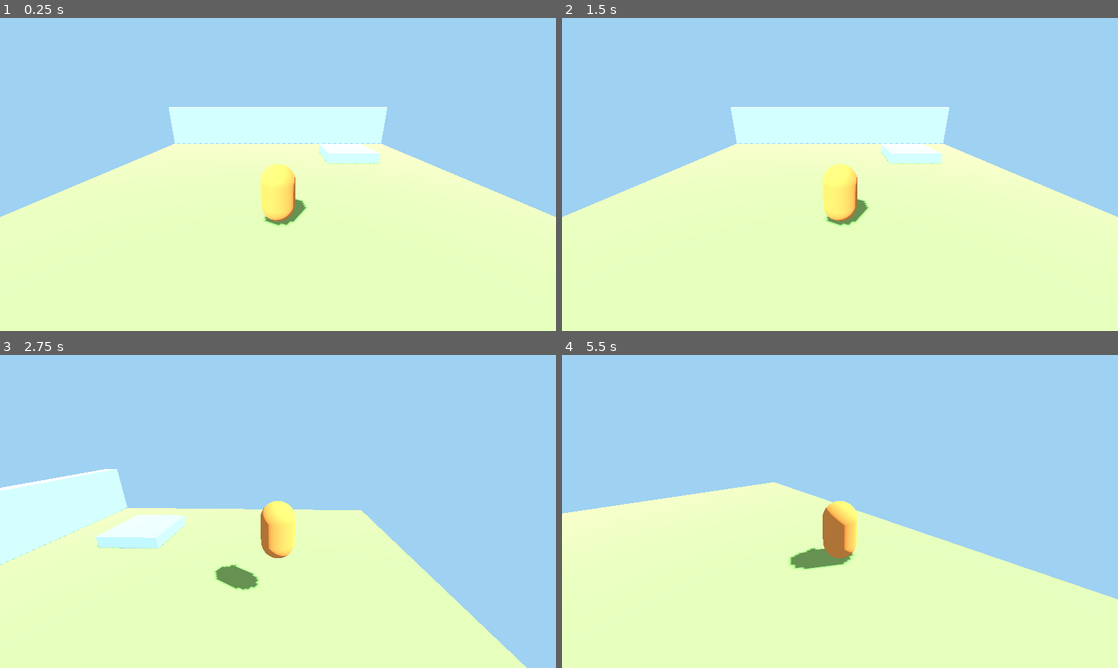
Above: before the commit, frames 1-4 (two rows, left to right).
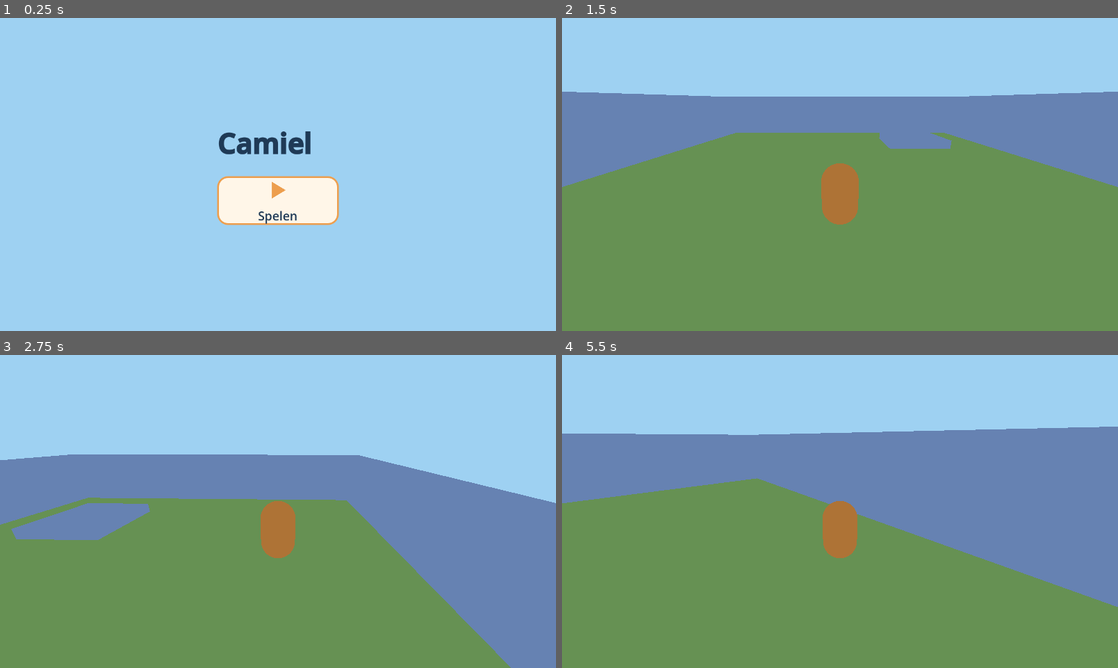
Above: after the commit, the same moments.

Repository: Euraika-Labs/Project-Camiel
Game: Godot game, scene res://scenes/title_screen.tscn
Two runs of this game, one before a commit and one after it. Both use one fixed random seed, a clock stepped at 60 frames per second and the inputs below. Before the commit the project starts from res://scenes/test_space.tscn.
Inputs (mouse positions are in pixels of both pictures, inside the frame that each line leads up to):
- Up to frame 1 (0.25 s): no input
- Up to frame 2 (1.5 s): click (840, 199) at 0.52 s; click (840, 174) at 1.27 s
- Up to frame 3 (2.75 s): tap Enter (ui_accept) at 2, 2.1 s; move the mouse to (400, 495) at 2.02 s; hold D (move_right) from 2.03 s (still down); click (400, 495) at 2.17 s; tap Space (jump) at 2.27 s
- Up to frame 4 (5.5 s): move the mouse to (728, 527) at 2.77 s; release D (move_right) at 2.78 s; hold S (move_back) 2.78-3.53 s; tap Enter (ui_accept) every 0.75 s from 2.85 to 5.1 s; tap Space (jump) at 3.02, 4.52, 5.27 s; move the mouse to (895, 442) at 3.52 s; hold D (move_right) 3.53-4.28 s; move the mouse to (812, 574) at 4.27 s; hold W (move_forward) 4.28-5.03 s; click (812, 574) at 4.42 s; move the mouse to (1006, 558) at 5.02 s; hold A (move_left) from 5.03 s (still down)

The runs differ from the first frame. In frame 1, 57% of the frame differs, in the area x 0-100%, y 28-100%; in frame 2, 75%, in the area x 0-100%, y 23-100%; in frame 3, 65%; in frame 4, 75%.

Commit message:
feat(02-03): title screen and main menu, each transition firing exactly once
- scenes/title_screen.tscn + scripts/title_screen.gd: Control-rooted boot
  screen with %PlayButton, one-shot _transitioning guard, deferred
  change_scene_to_file to main_menu.tscn — no _input/_gui_input override
- scenes/main_menu.tscn + scripts/main_menu.gd: same shape, %StartButton to
  intro_level.tscn; the audio panel lands in a later plan (02-05)
- project.godot: run/main_scene retargeted to the title screen (D-28) —
  the only line changed, confirmed by git diff
- scripts/tools/probe_screen_flow.gd (D-29): proves MENU-01/MENU-02's
  exactly-once contract — single pressed connection, guard blocks a
  re-press after re-focusing, and the main scene is the title screen
- scripts/tools/test_headless_check.sh: case 3's fixture patched a
  main-scene value that no longer exists after the D-28 retarget; the sed
  pattern now matches whatever run/main_scene currently is, keeping the
  planted-runtime-error self-test meaningful

Co-Authored-By: Claude Sonnet 5 <noreply@anthropic.com>

Diff:
--- a/project.godot
+++ b/project.godot
@@ -11,7 +11,7 @@
 [application]
 
 config/name="Camiel alpha-v0.0.3"
-run/main_scene="res://scenes/test_space.tscn"
+run/main_scene="res://scenes/title_screen.tscn"
 config/features=PackedStringArray("4.7", "4.7.2")
 
 [audio]
--- /dev/null
+++ b/scenes/main_menu.tscn
@@ -0,0 +1,46 @@
+[gd_scene format=3]
+
+[ext_resource type="Theme" path="res://assets/theme/ui_theme.tres" id="1_wu84c"]
+[ext_resource type="Script" path="res://scripts/main_menu.gd" id="2_8ln24"]
+[ext_resource type="PackedScene" path="res://scenes/ui/menu_button.tscn" id="3_rtw2f"]
+[ext_resource type="Script" path="res://scripts/ui/menu_button.gd" id="4_oa1go"]
+
+[node name="MainMenu" type="Control" unique_id=363801507]
+layout_mode = 3
+anchors_preset = 0
+anchor_right = 1.0
+anchor_bottom = 1.0
+theme = ExtResource("1_wu84c")
+script = ExtResource("2_8ln24")
+
+[node name="Background" type="ColorRect" parent="." unique_id=358925816]
+layout_mode = 0
+anchor_right = 1.0
+anchor_bottom = 1.0
+color = Color(0.62, 0.82, 0.95, 1)
+
+[node name="CenterContainer" type="CenterContainer" parent="." unique_id=1047068865]
+layout_mode = 0
+anchor_right = 1.0
+anchor_bottom = 1.0
+
+[node name="MarginContainer" type="MarginContainer" parent="CenterContainer" unique_id=1978740896]
+layout_mode = 2
+theme_override_constants/margin_left = 32
+theme_override_constants/margin_top = 32
+theme_override_constants/margin_right = 32
+theme_override_constants/margin_bottom = 32
+
+[node name="Content" type="VBoxContainer" parent="CenterContainer/MarginContainer" unique_id=589495484]
+layout_mode = 2
+theme_override_constants/separation = 32
+alignment = 1
+
+[node name="StartButton" type="Button" parent="CenterContainer/MarginContainer/Content" unique_id=1313707963 instance=ExtResource("3_rtw2f")]
+unique_name_in_owner = true
+custom_minimum_size = Vector2(280, 112)
+layout_mode = 2
+theme = ExtResource("1_wu84c")
+script = ExtResource("4_oa1go")
+label_text = "Start"
+icon_kind = "walk"
--- /dev/null
+++ b/scenes/title_screen.tscn
@@ -0,0 +1,50 @@
+[gd_scene format=3]
+
+[ext_resource type="Theme" path="res://assets/theme/ui_theme.tres" id="1_mgrm8"]
+[ext_resource type="Script" path="res://scripts/title_screen.gd" id="2_dc4i4"]
+[ext_resource type="PackedScene" path="res://scenes/ui/menu_button.tscn" id="3_e54dn"]
+[ext_resource type="Script" path="res://scripts/ui/menu_button.gd" id="4_3yumr"]
+
+[node name="TitleScreen" type="Control" unique_id=479593513]
+layout_mode = 3
+anchors_preset = 0
+anchor_right = 1.0
+anchor_bottom = 1.0
+theme = ExtResource("1_mgrm8")
+script = ExtResource("2_dc4i4")
+
+[node name="Background" type="ColorRect" parent="." unique_id=2079004987]
+layout_mode = 0
+anchor_right = 1.0
+anchor_bottom = 1.0
+color = Color(0.62, 0.82, 0.95, 1)
+
+[node name="CenterContainer" type="CenterContainer" parent="." unique_id=790428611]
+layout_mode = 0
+anchor_right = 1.0
+anchor_bottom = 1.0
+
+[node name="MarginContainer" type="MarginContainer" parent="CenterContainer" unique_id=171522839]
+layout_mode = 2
+theme_override_constants/margin_left = 32
+theme_override_constants/margin_top = 32
+theme_override_constants/margin_right = 32
+theme_override_constants/margin_bottom = 32
+
+[node name="Content" type="VBoxContainer" parent="CenterContainer/MarginContainer" unique_id=1012789657]
+layout_mode = 2
+theme_override_constants/separation = 32
+alignment = 1
+
+[node name="TitleLabel" type="Label" parent="CenterContainer/MarginContainer/Content" unique_id=2112343823]
+layout_mode = 2
+theme_type_variation = &"DisplayLabel"
+text = "Camiel"
+
+[node name="PlayButton" type="Button" parent="CenterContainer/MarginContainer/Content" unique_id=1313707963 instance=ExtResource("3_e54dn")]
+unique_name_in_owner = true
+custom_minimum_size = Vector2(280, 112)
+layout_mode = 2
+theme = ExtResource("1_mgrm8")
+script = ExtResource("4_3yumr")
+label_text = "Spelen"
--- /dev/null
+++ b/scripts/main_menu.gd
@@ -0,0 +1,26 @@
+# main_menu.gd
+# The main menu (D-28): one focusable Start button that transitions to the
+# intro level. Mirrors title_screen.gd's guarded, deferred transition shape
+# exactly (D-14, D-15). Plan 02-05 extends this same file with the audio
+# panel and its sliders; the _ready() wiring stays in one place so that
+# plan only needs to add to it, not restructure it.
+extends Control
+
+signal transition_requested(target_path: String)
+
+const INTRO_LEVEL_PATH := "res://scenes/intro_level.tscn"
+
+var _transitioning := false
+
+
+func _ready() -> void:
+	%StartButton.pressed.connect(_on_start_button_pressed)
+	%StartButton.grab_focus()
+
+
+func _on_start_button_pressed() -> void:
+	if _transitioning:
+		return
+	_transitioning = true
+	transition_requested.emit(INTRO_LEVEL_PATH)
+	get_tree().change_scene_to_file.call_deferred(INTRO_LEVEL_PATH)
--- /dev/null
+++ b/scripts/title_screen.gd
@@ -0,0 +1,26 @@
+# title_screen.gd
+# The game's boot screen (D-28): one focusable Play button that transitions
+# to the main menu. Tap, click, and Enter on the focused control all resolve
+# to the inherited BaseButton.pressed signal (D-14) — this script declares
+# no _input/_gui_input override, which is exactly the archived title
+# screen's double-transition defect (CONCERNS.md) this file must not repeat.
+extends Control
+
+signal transition_requested(target_path: String)
+
+const MAIN_MENU_PATH := "res://scenes/main_menu.tscn"
+
+var _transitioning := false
+
+
+func _ready() -> void:
+	%PlayButton.pressed.connect(_on_play_button_pressed)
+	%PlayButton.grab_focus()
+
+
+func _on_play_button_pressed() -> void:
+	if _transitioning:
+		return
+	_transitioning = true
+	transition_requested.emit(MAIN_MENU_PATH)
+	get_tree().change_scene_to_file.call_deferred(MAIN_MENU_PATH)
--- /dev/null
+++ b/scripts/tools/probe_screen_flow.gd
@@ -0,0 +1,164 @@
+# probe_screen_flow.gd
+# Headless behaviour probe proving MENU-01 and MENU-02's exactly-once
+# contract (D-29): each screen's transition fires exactly once through the
+# inherited BaseButton.pressed signal, a second activation of an
+# already-transitioning control changes nothing, and the project's main
+# scene is the title screen. Plan 02-04 extends this same file with the
+# intro level's own win-screen cases; the case-runner/helper shape below
+# matches scripts/tools/probe_camiel_movement.gd on purpose. Run by
+# scripts/tools/run_headless_check.sh.
+extends SceneTree
+
+var _fire_count := 0
+var _fired_target := ""
+var _failed := false
+var _cases_run := 0
+
+
+func _initialize() -> void:
+	await _case_title_screen()
+	if _failed:
+		return
+	await _case_main_menu()
+	if _failed:
+		return
+	_case_main_scene_is_title()
+	if _failed:
+		return
+
+	if _cases_run == 0:
+		push_error("no case ran; the probe would verify nothing")
+		quit(1)
+		return
+
+	print("Screen flow probe passed.")
+	quit(0)
+
+
+func _fail(case_name: String, detail: String) -> void:
+	_failed = true
+	push_error("%s: %s" % [case_name, detail])
+	quit(1)
+
+
+func _on_transition_requested(target_path: String) -> void:
+	_fire_count += 1
+	_fired_target = target_path
+
+
+func _press_focused() -> void:
+	var press := InputEventAction.new()
+	press.action = "ui_accept"
+	press.pressed = true
+	Input.parse_input_event(press)
+	var release := InputEventAction.new()
+	release.action = "ui_accept"
+	release.pressed = false
+	Input.parse_input_event(release)
+
+
+# Each guarded handler really does request a scene change, so after the
+# first activation the engine loads the target scene into the tree and its
+# own ready callback grabs focus on its own button. Without draining, the
+# second activation in the guard test would land on a different screen's
+# control and the case would be measuring the wrong thing.
+func _drain_scene_change() -> void:
+	await process_frame
+	await process_frame
+	if current_scene != null:
+		var stale: Node = current_scene
+		root.remove_child(stale)
+		stale.free()
+		set_current_scene(null)
+
+
+func _run_screen_case(case_name: String, scene_path: String, button_unique_name: String, expected_target: String) -> void:
+	var packed: PackedScene = load(scene_path)
+	if packed == null:
+		_fail(case_name, "could not load %s" % scene_path)
+		return
+
+	var screen: Control = packed.instantiate()
+	root.add_child(screen)
+	await process_frame
+	await process_frame
+
+	_fire_count = 0
+	_fired_target = ""
+	screen.transition_requested.connect(_on_transition_requested)
+
+	var button: Button = screen.get_node(button_unique_name) as Button
+	if button == null:
+		_fail(case_name, "%s not found" % button_unique_name)
+		return
+	if not button.has_focus():
+		_fail(case_name, "%s does not hold focus after _ready()" % button_unique_name)
+		return
+
+	var connections := button.get_signal_connection_list("pressed")
+	if connections.size() != 1:
+		_fail(case_name, "%s.pressed has %d connections, expected 1" % [button_unique_name, connections.size()])
+		return
+
+	_press_focused()
+	await process_frame
+	await process_frame
+
+	if _fire_count != 1:
+		_fail(case_name, "transition_requested fired %d times, expected 1" % _fire_count)
+		return
+	if _fired_target != expected_target:
+		_fail(case_name, "transition_requested target was %s, expected %s" % [_fired_target, expected_target])
+		return
+
+	await _drain_scene_change()
+
+	button.grab_focus()
+	_press_focused()
+	await process_frame
+	await process_frame
+
+	if _fire_count != 1:
+		_fail(case_name, "the _transitioning guard did not block a second press; count is %d" % _fire_count)
+		return
+
+	screen.transition_requested.disconnect(_on_transition_requested)
+	screen.queue_free()
+	await process_frame
+
+	_cases_run += 1
+	print("PASS %s" % case_name)
+
+
+func _case_title_screen() -> void:
+	await _run_screen_case("title_screen", "res://scenes/title_screen.tscn", "%PlayButton", "res://scenes/main_menu.tscn")
+
+
+func _case_main_menu() -> void:
+	await _run_screen_case("main_menu", "res://scenes/main_menu.tscn", "%StartButton", "res://scenes/intro_level.tscn")
+
+
+func _case_main_scene_is_title() -> void:
+	var main_scene_path: String = ProjectSettings.get_setting("application/run/main_scene", "")
+	if main_scene_path != "res://scenes/title_screen.tscn":
+		_fail("main_scene_is_title", "application/run/main_scene is %s, expected res://scenes/title_screen.tscn" % main_scene_path)
+		return
+
+	var packed: PackedScene = load(main_scene_path)
+	if packed == null:
+		_fail("main_scene_is_title", "main scene did not load as a PackedScene")
+		return
+
+	var instance := packed.instantiate()
+	if instance == null:
+		_fail("main_scene_is_title", "main scene failed to instantiate")
+		return
+
+	if not instance is Control:
+		_fail("main_scene_is_title", "main scene root is not a Control")
+		instance.free()
+		return
+
+	instance.free()
+	_cases_run += 1
+	print("PASS main_scene_is_title")
Not shown, added: scripts/main_menu.gd.uid
Not shown, added: scripts/title_screen.gd.uid
Not shown, added: scripts/tools/probe_screen_flow.gd.uid
Not shown, changed: scripts/tools/test_headless_check.sh
